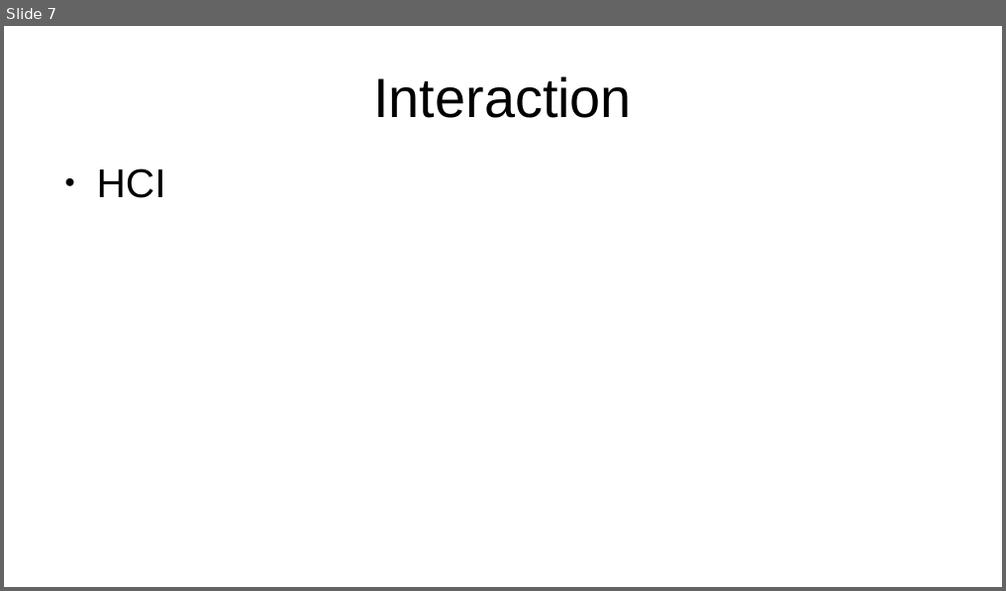
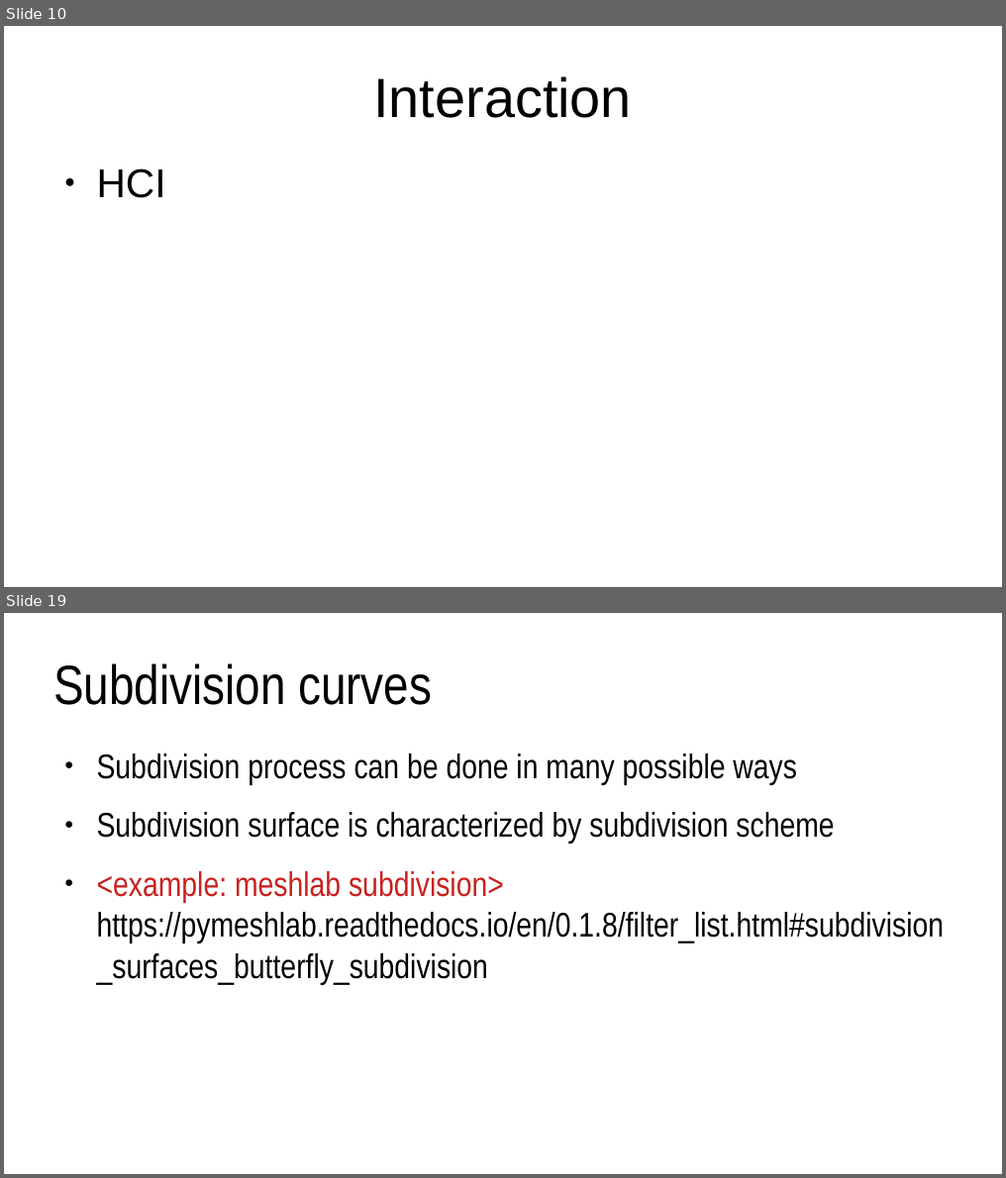
Before and after one commit to lorentzo/IntroductionToComputerGraphics, a slide deck: lectures/6_more_3D_scene/1_intro.odp. Shown one above the other, each under a label of ours: slide 7 before the commit, slides 10 and 19 after it; the slides between them are not shown. The pictures are 1006x591 and 1006x1178 pixels, drawn with LibreOffice and Linux fonts; fonts in the diff are those of the drawing. Boxes give left, top, right and bottom in pixels: in the first picture for what was removed or moved away, otherwise in the second. Text is boxed around its words. In the diff, an @@ line names an element or a change of style, - is before the commit and + after.

```diff
--- a/lectures/6_more_3D_scene/1_intro.odp
+++ b/lectures/6_more_3D_scene/1_intro.odp
@@ slide 19 added at (x1=4, y1=613, x2=1002, y2=1174), background #FFFFFF @@
@@ title added at (x1=54, y1=663, x2=432, y2=705), 44 pt, text #000000 @@
+Subdivision curves
@@ text added at (x1=97, y1=754, x2=944, y2=984), 27.2 pt, text #000000 @@
+● Subdivision process can be done in many possible ways
+● Subdivision surface is characterized by subdivision scheme
+● <example: meshlab subdivision> https://pymeshlab.readthedocs.io/en/0.1.8/filter_list.html#subdivision_surfaces_butterfly_subdivision
@@ what was slide 7 is now slide 10 @@
```
Also in this commit, not shown: 3 slides changed, 30 other slides added, 1 slide removed, 8 other files.
